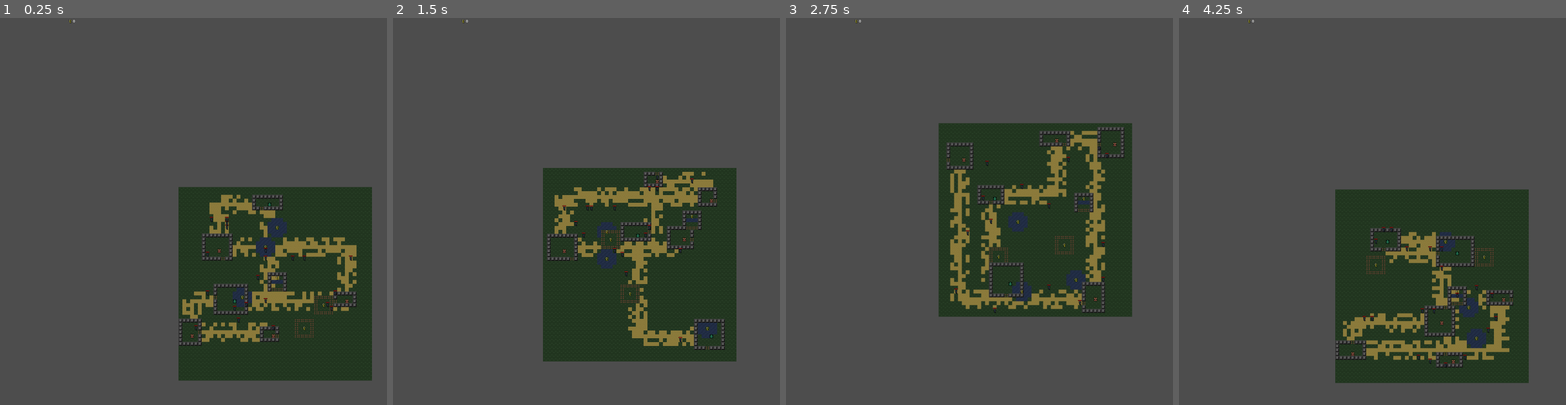
Above: before the commit, frames 1-4 (left to right).
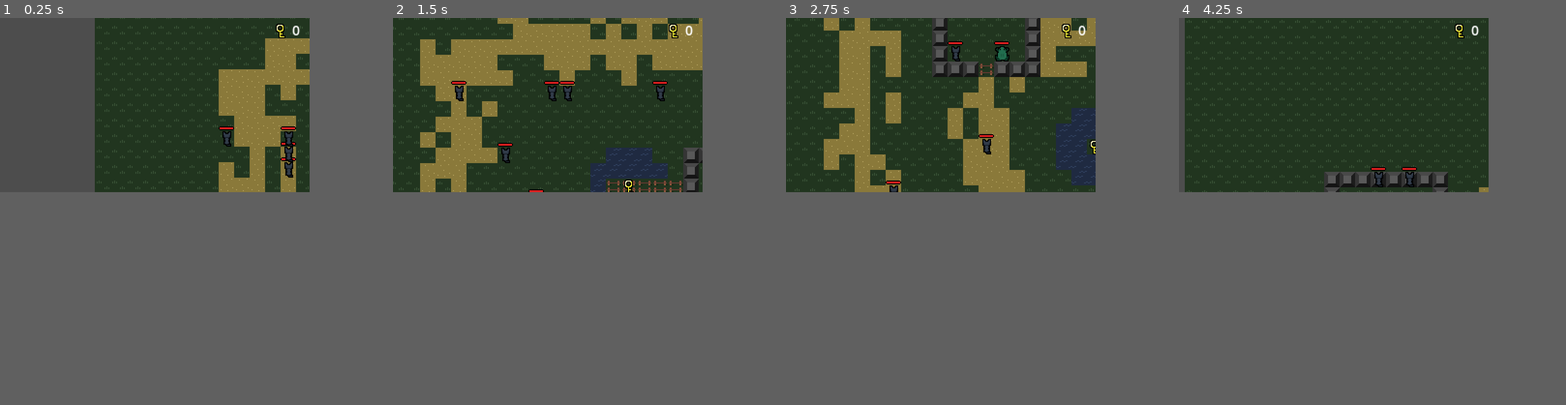
Above: after the commit, the same moments.

Repository: JiriOne/LDJAM56
Game: Godot game, scene res://scenes/main/main.tscn
Two runs of this game, one before a commit and one after it. Both use one fixed random seed, a clock stepped at 60 frames per second and the inputs below.
Inputs (mouse positions are in pixels of both pictures, inside the frame that each line leads up to):
- Up to frame 1 (0.25 s): no input
- Up to frame 2 (1.5 s): move the mouse to (621, 285) at 0.52 s; click (621, 285) at 0.67 s; tap Space (ui_select) at 0.77 s; move the mouse to (652, 250) at 1.27 s; hold Left (ui_left) from 1.28 s (still down); click (652, 250) at 1.42 s
- Up to frame 3 (2.75 s): tap Space (ui_select) at 1.52 s; move the mouse to (1014, 250) at 2.02 s; release Left (ui_left) at 2.03 s; click (1014, 250) at 2.17 s
- Up to frame 4 (4.25 s): move the mouse to (1449, 141) at 2.77 s; click (1449, 141) at 2.92 s; tap Space (ui_select) at 3.02, 3.77 s; move the mouse to (1360, 234) at 3.52 s; hold Left (ui_left) from 3.53 s (still down); click (1360, 234) at 3.67 s
In our replay, the window is 800x800 before the commit and 640x360 after it. These sizes can differ from the game's own. Grey fills any space a smaller window leaves; there, only what the larger window draws over its background counts as a difference.

The runs differ from the first frame. In frame 1, 47% of the frame differs, in the area x 17-97%, y 0-94%; in frame 2, 55%; in frame 3, 48%; in frame 4, 56%, in the area x 1-91%, y 0-95%.
Error before the commit: Invalid access to property or key 'position' on a base object of type 'previously freed'. (res://entities/player/player.gd:63)
Error after the commit: Invalid access to property or key 'position' on a base object of type 'previously freed'. (res://entities/player/player.gd:90)

Commit message:
A commit to die for

Diff:
--- a/new-game-project/entities/enemy/enemy.gd
+++ b/new-game-project/entities/enemy/enemy.gd
@@ -1,12 +1,13 @@
 extends CharacterBody2D
 
 @onready var globalUtil = get_node("/root/GlobalUtil")
-@onready var healthBar = $CanvasGroup/TextureProgressBar
+@onready var healthBar = $CanvasGroup/HealthBar
 @onready var animation_player: AnimationPlayer = $AnimationPlayer
 
 var grid_system
 @export var gridPosition : Vector2 = Vector2.ZERO
 @export var hp = 100
+@export var damage = 20
 var turn_taken : bool = false
 var rng = RandomNumberGenerator.new()
 var current_attack_cell : GridCellData
@@ -35,6 +36,7 @@
 		current_state = self.State.IDLE
 		set_grid_pos(current_attack_cell.pos)
 	else:
+		current_attack_cell.player.hurt(damage)
 		current_state = self.State.MOVING_FROM_PLAYER
 
 func set_grid_pos(pos) -> void:
@@ -53,14 +55,8 @@
 	grid_system = get_parent()
 	grid_system.initialize()
 	position = globalUtil.grid_to_world(gridPosition)
-	generator_will_probably_do_this()
 	healthBar.value = hp
 	Controller.enemies.append(self)
-
-func generator_will_probably_do_this():
-	var data = grid_system.get_cell_data(gridPosition)
-	data.has_enemy = true
-	data.enemy = self
 
 func hurt(dp):
 	hp = hp - dp
--- a/new-game-project/entities/enemy/enemy.tscn
+++ b/new-game-project/entities/enemy/enemy.tscn
@@ -1,9 +1,8 @@
-[gd_scene load_steps=10 format=3 uid="uid://c6lkb2j5hossk"]
+[gd_scene load_steps=9 format=3 uid="uid://c6lkb2j5hossk"]
 
 [ext_resource type="Script" path="res://entities/enemy/enemy.gd" id="1_nvnmj"]
 [ext_resource type="Texture2D" uid="uid://c1doul5e6378h" path="res://assets/characters/cat/cat.png" id="2_qshqp"]
-[ext_resource type="Texture2D" uid="uid://blh480k24i7w6" path="res://ui/stat_bars/progress/progress_background.png" id="3_qkmj1"]
-[ext_resource type="Texture2D" uid="uid://4liy0yw4qbps" path="res://ui/stat_bars/progress/progress_bar.png" id="4_6437w"]
+[ext_resource type="PackedScene" uid="uid://dwnslet3ys6ts" path="res://ui/stat_bars/progress/health_bar.tscn" id="3_1ad35"]
 
 [sub_resource type="SpriteFrames" id="SpriteFrames_gp1c4"]
 animations = [{
@@ -78,13 +77,7 @@
 position = Vector2(8, 8)
 sprite_frames = SubResource("SpriteFrames_gp1c4")
 
-[node name="TextureProgressBar" type="TextureProgressBar" parent="CanvasGroup"]
-offset_top = -5.0
-offset_right = 16.0
-offset_bottom = -1.0
-rounded = true
-texture_under = ExtResource("3_qkmj1")
-texture_progress = ExtResource("4_6437w")
+[node name="HealthBar" parent="CanvasGroup" instance=ExtResource("3_1ad35")]
 
 [node name="CollisionShape2D" type="CollisionShape2D" parent="."]
 position = Vector2(8, 8)
--- a/new-game-project/entities/frog/frog.tscn
+++ b/new-game-project/entities/frog/frog.tscn
@@ -1,7 +1,8 @@
-[gd_scene load_steps=7 format=3 uid="uid://boafweukv20g8"]
+[gd_scene load_steps=8 format=3 uid="uid://boafweukv20g8"]
 
 [ext_resource type="Script" path="res://entities/frog/frog.gd" id="1_m2jcb"]
 [ext_resource type="Texture2D" uid="uid://dguk74mpplywb" path="res://assets/characters/frog/frog.png" id="2_dp5wq"]
+[ext_resource type="PackedScene" uid="uid://dwnslet3ys6ts" path="res://ui/stat_bars/progress/health_bar.tscn" id="3_bahxu"]
 
 [sub_resource type="RectangleShape2D" id="RectangleShape2D_axhhe"]
 size = Vector2(16, 16)
@@ -70,6 +71,9 @@
 position = Vector2(8, 8)
 texture = ExtResource("2_dp5wq")
 
+[node name="HealthBar" parent="CanvasGroup" instance=ExtResource("3_bahxu")]
+value = 100.0
+
 [node name="CollisionShape2D" type="CollisionShape2D" parent="."]
 position = Vector2(8, 8)
 shape = SubResource("RectangleShape2D_axhhe")
--- a/new-game-project/entities/mole/mole.tscn
+++ b/new-game-project/entities/mole/mole.tscn
@@ -1,7 +1,8 @@
-[gd_scene load_steps=7 format=3 uid="uid://cbk8txuwkh0dh"]
+[gd_scene load_steps=8 format=3 uid="uid://cbk8txuwkh0dh"]
 
 [ext_resource type="Script" path="res://entities/mole/mole.gd" id="1_sq1ob"]
 [ext_resource type="Texture2D" uid="uid://cbxo58xv3osuj" path="res://assets/characters/mole/mole.png" id="2_kbtto"]
+[ext_resource type="PackedScene" uid="uid://dwnslet3ys6ts" path="res://ui/stat_bars/progress/health_bar.tscn" id="3_o45hc"]
 
 [sub_resource type="RectangleShape2D" id="RectangleShape2D_p03vg"]
 size = Vector2(16, 16)
@@ -72,6 +73,8 @@
 position = Vector2(8, 8)
 texture = ExtResource("2_kbtto")
 
+[node name="HealthBar" parent="CanvasGroup" instance=ExtResource("3_o45hc")]
+
 [node name="CollisionShape2D" type="CollisionShape2D" parent="."]
 position = Vector2(8, 8)
 shape = SubResource("RectangleShape2D_p03vg")
--- a/new-game-project/entities/player/player.gd
+++ b/new-game-project/entities/player/player.gd
@@ -22,6 +22,7 @@
 @onready var globalUtil = get_node("/root/GlobalUtil")
 @onready var controller = get_node("/root/Controller")
 @onready var animationPlayer = $AnimationPlayer
+@onready var health_bar: TextureProgressBar = $CanvasGroup/HealthBar
 
 var current_attack_cell : GridCellData
 var current_attack_pos : Vector2
@@ -52,20 +53,22 @@
 	var available_targets_text = movement_file.get_as_text()
 	available_targets = translate_targets(available_targets_text)
 
+# make player grey is turn_taken
+func _process(delta: float) -> void:
+	if turn_taken:
+		$CanvasGroup/Sprite2D.modulate = Color(0.5, 0.5, 0.5)
+	else:
+		$CanvasGroup/Sprite2D.modulate = Color(1, 1, 1)
+
 func _physics_process(delta: float) -> void:
 
 	#check if close to player in party and if so, join the party
 	if self not in Controller.party:
-		var closest_party_member = null
-		var closest_party_member_dist = 99999999
-
-		for member in Controller.party:
-			var tmp_dist = member.position.distance_to(self.position)
-			if tmp_dist < closest_party_member_dist and member != self:
-				closest_party_member = member
-				closest_party_member_dist = tmp_dist
-
-		if closest_party_member_dist < 23:
+
+		var closest_party_member = get_closest_party_member()
+
+
+		if closest_party_member and self.position.distance_to(closest_party_member.position) < 23:
 			Controller.party.append(self)
 
 
@@ -77,6 +80,18 @@
 			if pos_before_move.distance_squared_to(position) < 0.01:
 				current_state = self.State.IDLE
 				turn_taken = true
+
+func get_closest_party_member() -> Player:
+	var closest_party_member = null
+	var closest_party_member_dist = 99999999
+	for member in Controller.party:
+		if member == self:
+			continue
+		var tmp_dist = member.position.distance_to(self.position)
+		if tmp_dist < closest_party_member_dist:
+			closest_party_member = member
+			closest_party_member_dist = tmp_dist
+	return closest_party_member
 
 func set_grid_pos(pos) -> void:
 	Controller.player_focused.emit(self)
@@ -197,9 +212,17 @@
 	hide_targets()
 	selected = false
 
-# make player grey is turn_taken
-func _process(delta: float) -> void:
-	if turn_taken:
-		self.modulate = Color(0.5, 0.5, 0.5)
+func hurt(dp):
+	hp = hp - dp
+	health_bar.value = hp
+	if hp <= 0:
+		self.die()
+
+func die():
+	var next_player = get_closest_party_member()
+	if !next_player:
+		Controller.game_over.emit()
 	else:
-		self.modulate = Color(1, 1, 1)
+		Controller.player_focused.emit(next_player)
+		Controller.party.erase(self)
+		queue_free()
--- a/new-game-project/globals/controller.gd
+++ b/new-game-project/globals/controller.gd
@@ -4,6 +4,7 @@
 signal key_collected
 signal key_used
 signal hud_update
+signal game_over
 
 var keys = 0
 var player_turn = true
@@ -17,6 +18,7 @@
 func _ready() -> void:
 	key_collected.connect(_on_key_collected)
 	key_used.connect(_on_key_used)
+	game_over.connect(_on_game_over)
 
 #called when pressing the space bar
 func _input(event):
@@ -73,3 +75,6 @@
 func _on_key_used() -> void:
 	keys -= 1
 	hud_update.emit()
+
+func _on_game_over() -> void:
+	print("game over")
--- a/new-game-project/project.godot
+++ b/new-game-project/project.godot
@@ -23,8 +23,8 @@
 
 [display]
 
-window/size/viewport_width=1600
-window/size/viewport_height=1600
+window/size/viewport_width=320
+window/size/viewport_height=180
 window/size/initial_position=Vector2i(100, 100)
 window/size/window_width_override=1280
 window/size/window_height_override=720
--- /dev/null
+++ b/new-game-project/ui/overlays/game_over_screen.gd
@@ -0,0 +1,13 @@
+extends Control
+
+func _ready() -> void:
+	Controller.game_over.connect(func(): self.visible = true)
+
+func _on_reset_button_pressed() -> void:
+	Controller.party.clear()
+	Controller.enemies.clear()
+	get_tree().reload_current_scene()
+
+
+func _on_quit_button_pressed() -> void:
+	get_tree().quit()
--- a/new-game-project/ui/overlays/player_compass/player_compass.gd
+++ b/new-game-project/ui/overlays/player_compass/player_compass.gd
@@ -16,8 +16,8 @@
 		var center_to_player = player_doodles.get(doodle).position - get_viewport().get_camera_2d().get_screen_center_position()
 		var screen_width = get_viewport_rect().size.x
 		var screen_height = get_viewport_rect().size.y
-		var screen_edge_position = Vector2(screen_width / 2 + center_to_player.normalized().x * 130, screen_height / 2 + center_to_player.normalized().y * 80)
-		doodle.position = screen_edge_position
+		var screen_edge_position = Vector2(screen_width / 2 + center_to_player.normalized().x * 130, screen_height / 2 + center_to_player.normalized().y * 75)
+		doodle.position = screen_edge_position + Vector2(0, -8)
 		doodle.get_node("AnimatedSprite2D").frame = (2 if center_to_player.x < 0 else 0) + (1 if center_to_player.y > 0.01 else 0)
 
 func _on_player_screen_enter(ply : Player):
--- /dev/null
+++ b/new-game-project/ui/stat_bars/progress/health_bar.tscn
@@ -0,0 +1,12 @@
+[gd_scene load_steps=3 format=3 uid="uid://dwnslet3ys6ts"]
+
+[ext_resource type="Texture2D" uid="uid://blh480k24i7w6" path="res://ui/stat_bars/progress/progress_background.png" id="1_p2ujj"]
+[ext_resource type="Texture2D" uid="uid://4liy0yw4qbps" path="res://ui/stat_bars/progress/progress_bar.png" id="2_0k310"]
+
+[node name="HealthBar" type="TextureProgressBar"]
+offset_top = -5.0
+offset_right = 16.0
+offset_bottom = -1.0
+rounded = true
+texture_under = ExtResource("1_p2ujj")
+texture_progress = ExtResource("2_0k310")
--- a/new-game-project/ui/ui.tscn
+++ b/new-game-project/ui/ui.tscn
@@ -1,10 +1,70 @@
-[gd_scene load_steps=3 format=3 uid="uid://dksht6kj0wulv"]
+[gd_scene load_steps=4 format=3 uid="uid://dksht6kj0wulv"]
 
 [ext_resource type="PackedScene" uid="uid://cojkbrlafpemr" path="res://ui/overlays/player_compass/player_compass.tscn" id="1_5i8ff"]
 [ext_resource type="PackedScene" uid="uid://yvearqdw3bvq" path="res://ui/overlays/hud/hud.tscn" id="2_633c8"]
+[ext_resource type="Script" path="res://ui/overlays/game_over_screen.gd" id="3_j1h1t"]
 
 [node name="UI" type="CanvasLayer"]
 
 [node name="PlayerCompass" parent="." instance=ExtResource("1_5i8ff")]
 
 [node name="HUD" parent="." instance=ExtResource("2_633c8")]
+
+[node name="GameOverScreen" type="Control" parent="."]
+visible = false
+layout_mode = 3
+anchors_preset = 0
+offset_right = 320.0
+offset_bottom = 180.0
+script = ExtResource("3_j1h1t")
+
+[node name="ColorRect" type="ColorRect" parent="GameOverScreen"]
+layout_mode = 0
+offset_right = 320.0
+offset_bottom = 180.0
+color = Color(0, 0, 0, 0.117647)
+
+[node name="RichTextLabel" type="RichTextLabel" parent="GameOverScreen"]
+layout_mode = 1
+anchors_preset = 8
+anchor_left = 0.5
+anchor_top = 0.5
+anchor_right = 0.5
+anchor_bottom = 0.5
+offset_left = -47.0
+offset_top = -28.0
+offset_right = 47.0
+offset_bottom = -5.0
+grow_horizontal = 2
+grow_vertical = 2
+text = "GAME OVER"
+scroll_active = false
+
+[node name="HBoxContainer" type="HBoxContainer" parent="GameOverScreen"]
+layout_mode = 1
+anchors_preset = 8
+anchor_left = 0.5
+anchor_top = 0.5
+anchor_right = 0.5
+anchor_bottom = 0.5
+offset_left = -37.0
+offset_top = 8.0
+offset_right = 37.0
+offset_bottom = 30.0
+grow_horizontal = 2
+grow_vertical = 2
+
+[node name="ResetButton" type="Button" parent="GameOverScreen/HBoxContainer"]
+layout_mode = 2
+size_flags_horizontal = 3
+theme_override_font_sizes/font_size = 10
+text = "Retry"
+
+[node name="QuitButton" type="Button" parent="GameOverScreen/HBoxContainer"]
+layout_mode = 2
+size_flags_horizontal = 3
+theme_override_font_sizes/font_size = 10
+text = "Quit"
+
+[connection signal="pressed" from="GameOverScreen/HBoxContainer/ResetButton" to="GameOverScreen" method="_on_reset_button_pressed"]
+[connection signal="pressed" from="GameOverScreen/HBoxContainer/QuitButton" to="GameOverScreen" method="_on_quit_button_pressed"]
